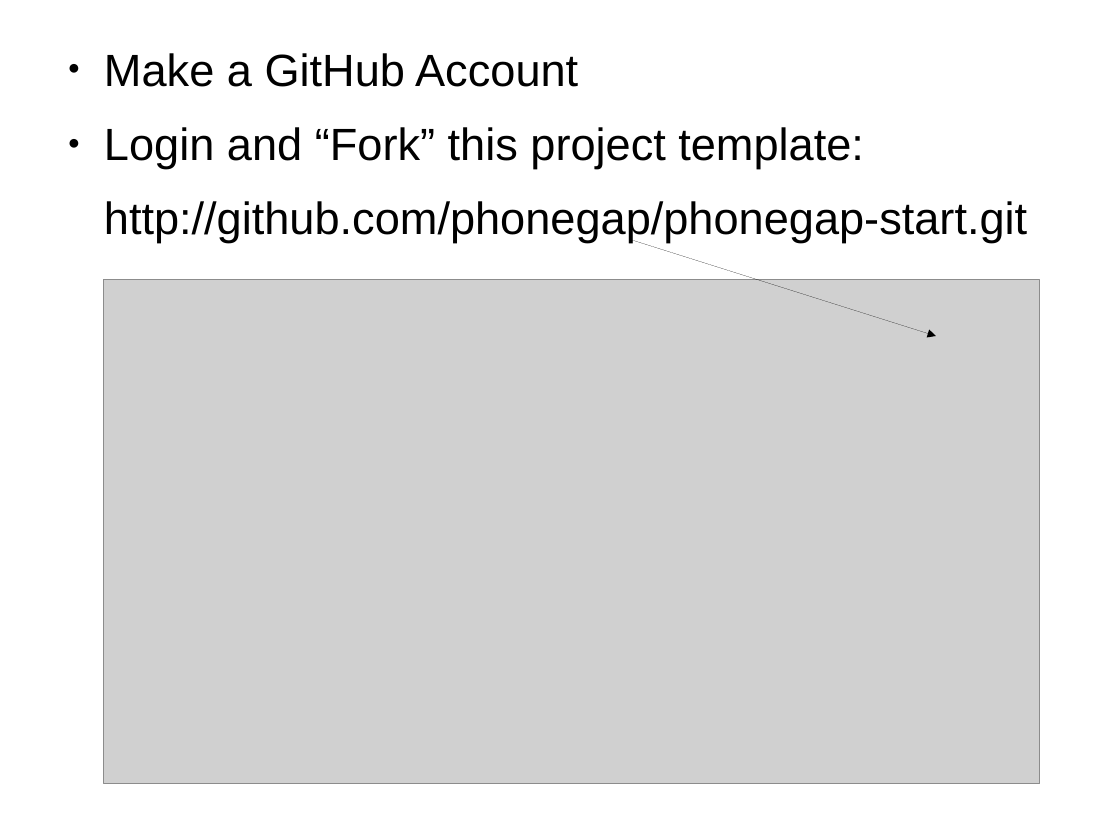
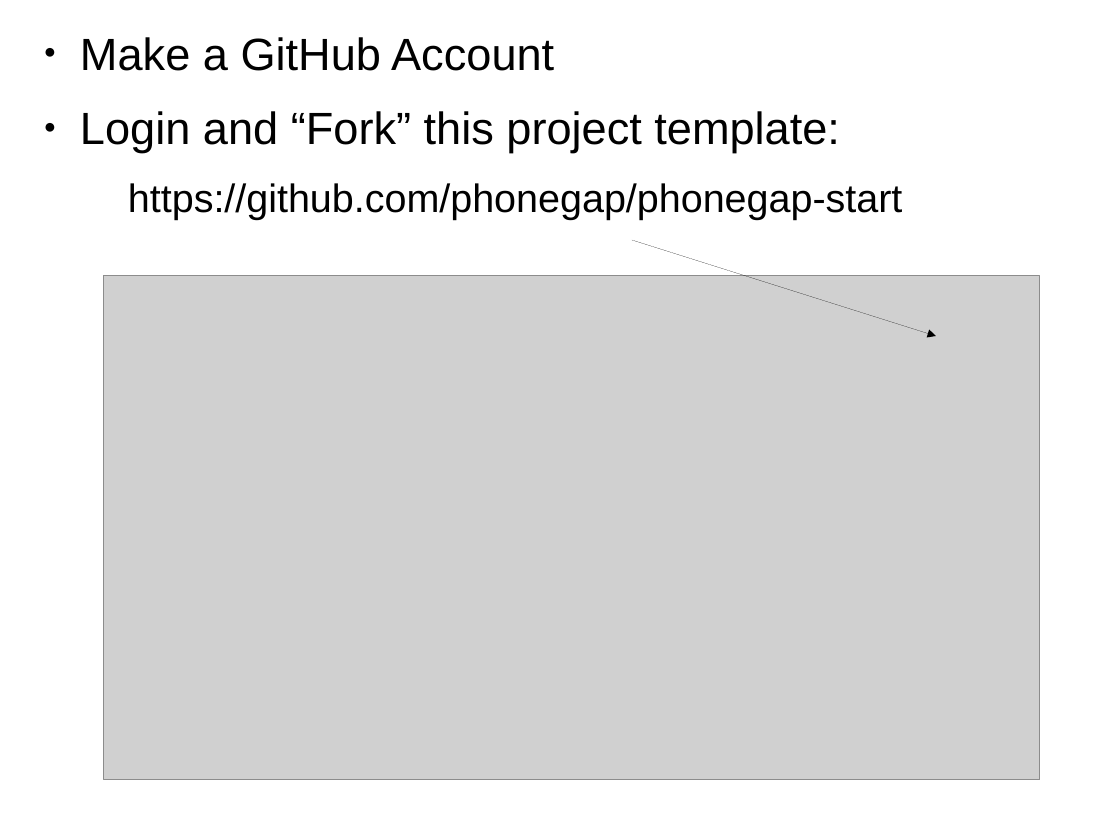
Before and after one commit to fpbu/mobappdev, a slide deck: slide 15 of phonegapbuild_workshop/phonegap_build_slides.odp. Drawn at 1120x840 pixels with LibreOffice and Linux fonts; fonts in the diff are those of the drawing; grey boxes stand for pictures. Boxes give left, top, right and bottom in pixels: in the first picture for what was removed or moved away, otherwise in the second. Text is boxed around its words. In the diff, an @@ line names an element or a change of style, - is before the commit and + after.

```diff
--- a/phonegapbuild_workshop/phonegap_build_slides.odp
+++ b/phonegapbuild_workshop/phonegap_build_slides.odp
@@ text "Make a GitHub Account": place and size @@
-text "Make a GitHub Account" at (104, 53, 1027, 243)
+text "Make a GitHub Account" at (80, 37, 902, 220)
@@ text at (128, 183, 902, 220): text changed; size 32 to 28 pt @@
-http://github.com/phonegap/phonegap-start.git
+  https://github.com/phonegap/phonegap-start
@@ picture: place and size @@
-picture at (104, 281, 1040, 785)
+picture at (104, 276, 1040, 781)
```
Also in this commit, not shown: 1 slide added.
